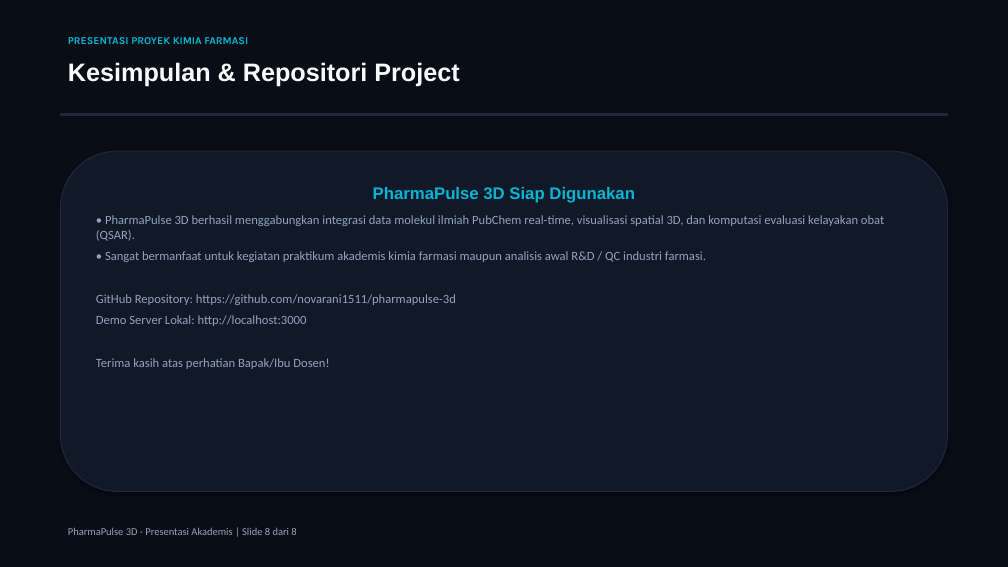
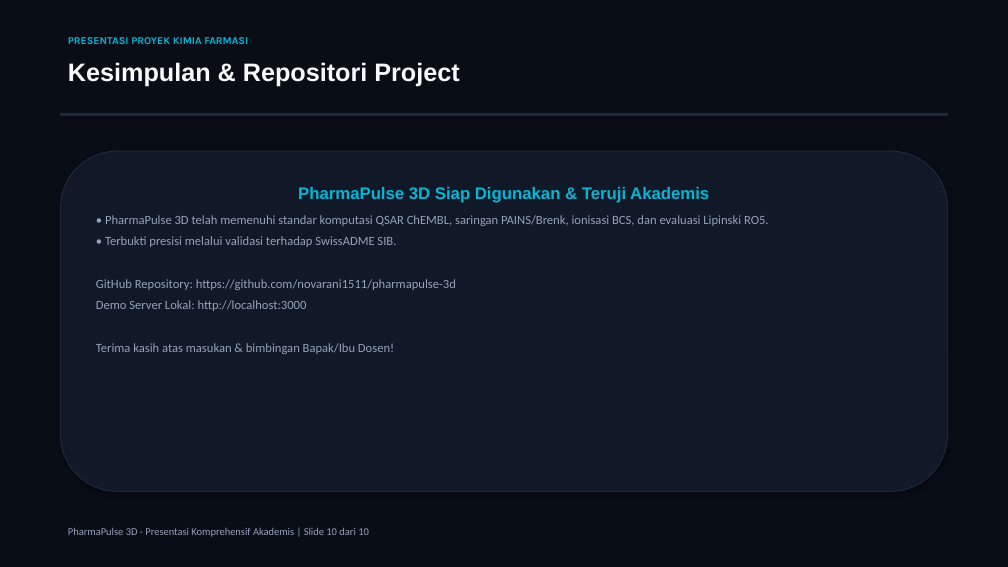
Before and after one commit to novarani1511/pharmapulse-3d, a slide deck: slide 10 of Presentasi_PharmaPulse_3D.pptx (slide 8 before the commit). Drawn at 1008x567 pixels with LibreOffice and Linux fonts; fonts in the diff are those of the drawing. Boxes give left, top, right and bottom in pixels: in the first picture for what was removed or moved away, otherwise in the second. Text is boxed around its words. In the diff, an @@ line names an element or a change of style, - is before the commit and + after.

Commit message:
Major Academic Upgrade: ChEMBL QSAR Modeling, SwissADME Radar, PAINS Alerts, BCS Ionization, & SwissADME Validation Table

```diff
--- a/Presentasi_PharmaPulse_3D.pptx
+++ b/Presentasi_PharmaPulse_3D.pptx
@@ text in rounded rectangle at box(105, 187, 769, 247): text changed @@
-PharmaPulse 3D Siap Digunakan
-• PharmaPulse 3D berhasil menggabungkan integrasi data molekul ilmiah PubChem real-time, visualisasi spatial 3D, dan komputasi evaluasi kelayakan obat (QSAR).
-• Sangat bermanfaat untuk kegiatan praktikum akademis kimia farmasi maupun analisis awal R&D / QC industri farmasi.
+PharmaPulse 3D Siap Digunakan & Teruji Akademis
+• PharmaPulse 3D telah memenuhi standar komputasi QSAR ChEMBL, saringan PAINS/Brenk, ionisasi BCS, dan evaluasi Lipinski RO5.
+• Terbukti presisi melalui validasi terhadap SwissADME SIB.
@@ text in rounded rectangle at box(96, 343, 394, 354): text changed @@
-Terima kasih atas perhatian Bapak/Ibu Dosen!
+Terima kasih atas masukan & bimbingan Bapak/Ibu Dosen!
@@ text at box(68, 527, 369, 537): text changed @@
-PharmaPulse 3D - Presentasi Akademis | Slide 8 dari 8
+PharmaPulse 3D - Presentasi Komprehensif Akademis | Slide 10 dari 10
```
Also in this commit, not shown: 4 other slides changed, 5 slides added, 3 slides removed, 5 other files.
